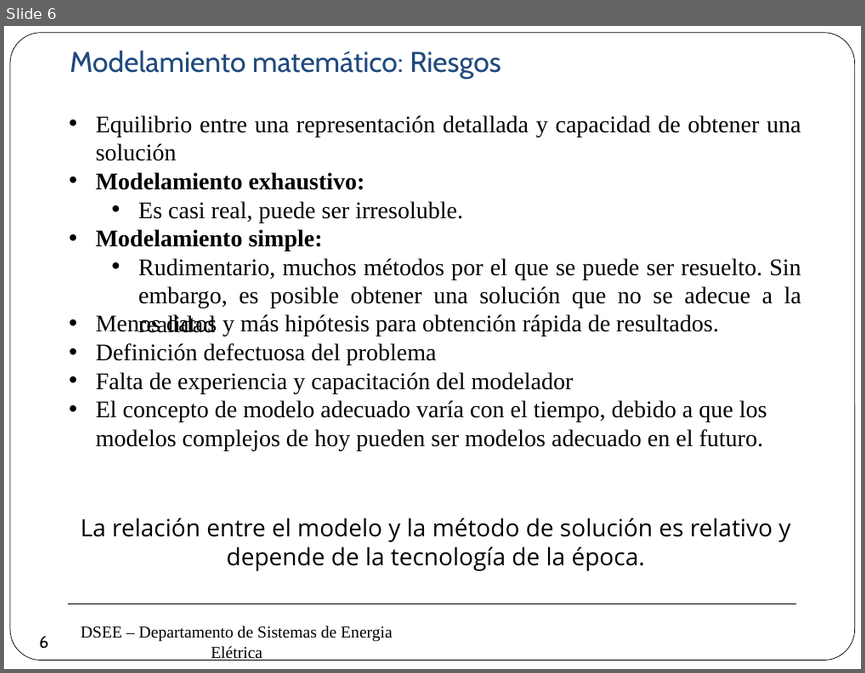
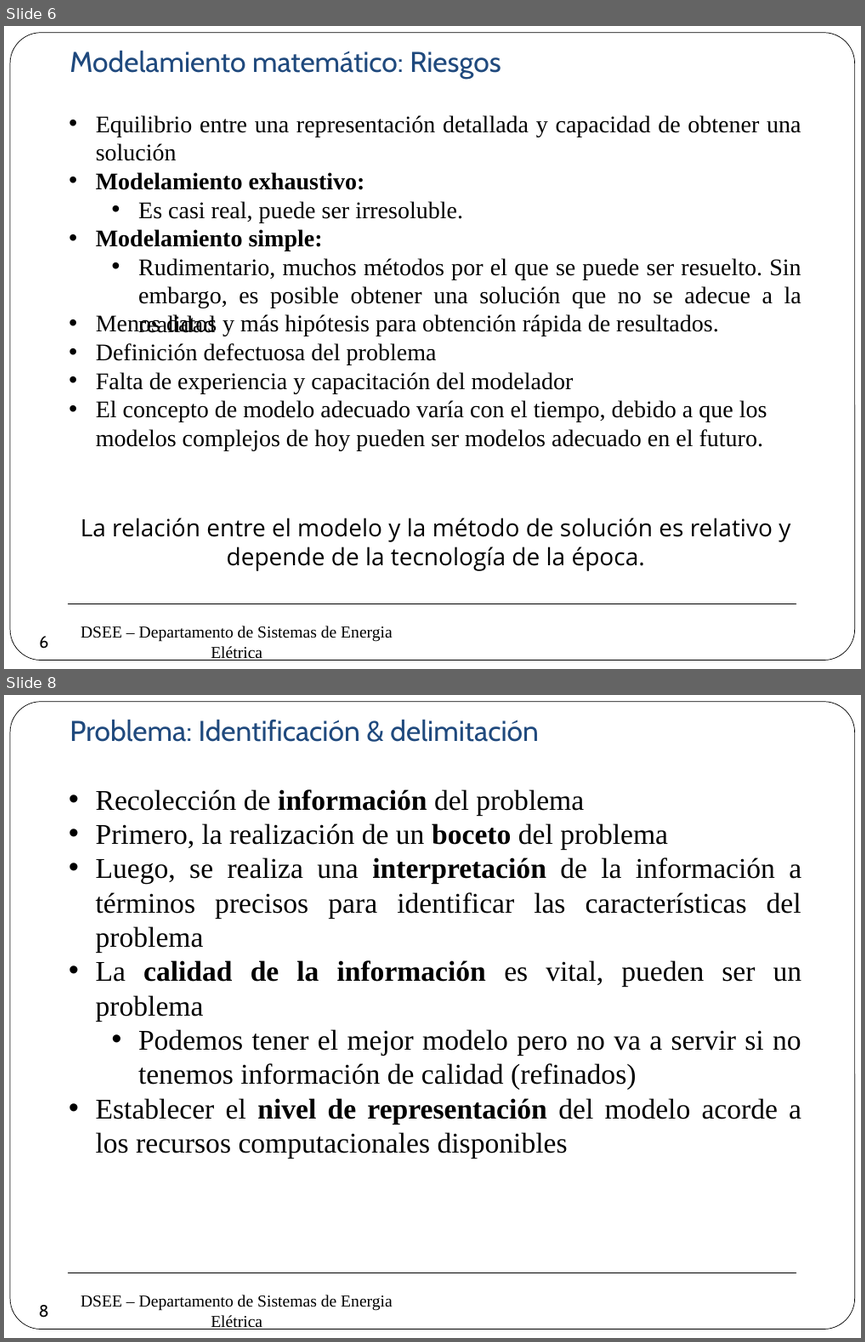
Before and after one commit to erikfilias/Power-Systems-Optimization-using-Julia-Language, a slide deck: 1. Lectures/Introducción a la Optimización aplicada a Sistemas de Energía Eléctrica/Dia 1/2. Modelamiento & Optimización.pptx. Shown one above the other, each under a label of ours: slide 6 before the commit, slides 6 and 8 after it; the slides between them are not shown. The pictures are 865x673 and 865x1342 pixels, drawn with LibreOffice and Linux fonts; fonts in the diff are those of the drawing; background and template pictures are left out. Boxes give left, top, right and bottom in pixels: in the first picture for what was removed or moved away, otherwise in the second. Text is boxed around its words. In the diff, an @@ line names an element or a change of style, - is before the commit and + after.

```diff
--- a/1. Lectures/Introducción a la Optimización aplicada a Sistemas de Energía Eléctrica/Dia 1/2. Modelamiento & Optimización.pptx
+++ b/1. Lectures/Introducción a la Optimización aplicada a Sistemas de Energía Eléctrica/Dia 1/2. Modelamiento & Optimización.pptx
@@ slide 8 added at [4,695,861,1338], background #FFFFFF; not listed: 3 template elements that a slide beside it also shows @@
@@ text added at [69,719,539,742], 24 pt, text #1F497D @@
+Problema: Identificación & delimitación
@@ text added at [96,789,802,1157], 24 pt, text #000000 @@
+• Recolección de información del problema
+• Primero, la realización de un boceto del problema
+• Luego, se realiza una interpretación de la información a términos precisos para identificar las características del problema
+• La calidad de la información es vital, pueden ser un problema
+  • Podemos tener el mejor modelo pero no va a servir si no tenemos información de calidad (refinados)
+• Establecer el nivel de representación del modelo acorde a los recursos computacionales disponibles
@@ page number added at [28,1294,61,1327], 14 pt, text #000000 @@
+8
```
Also in this commit, not shown: 7 other slides added, 2 slides removed.
